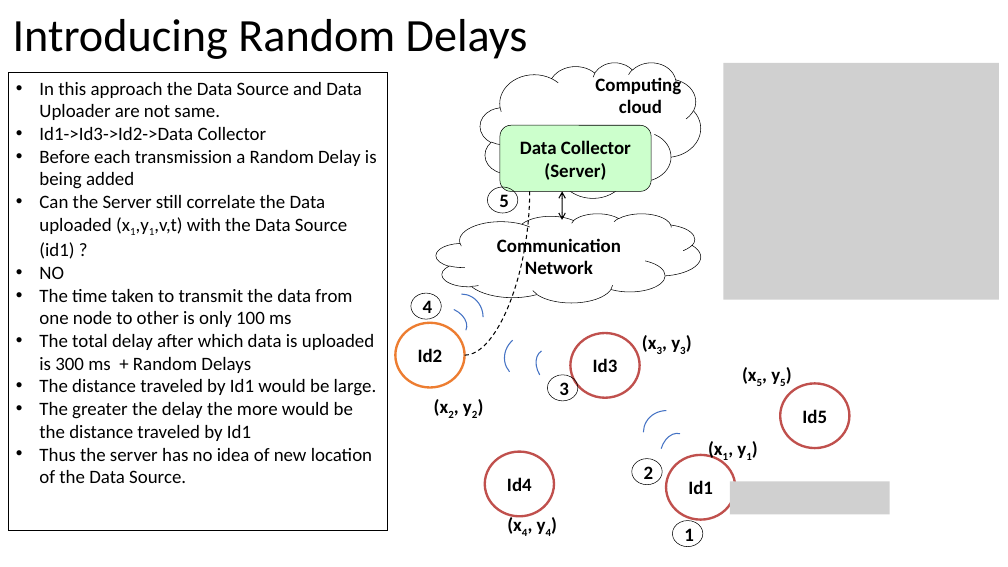
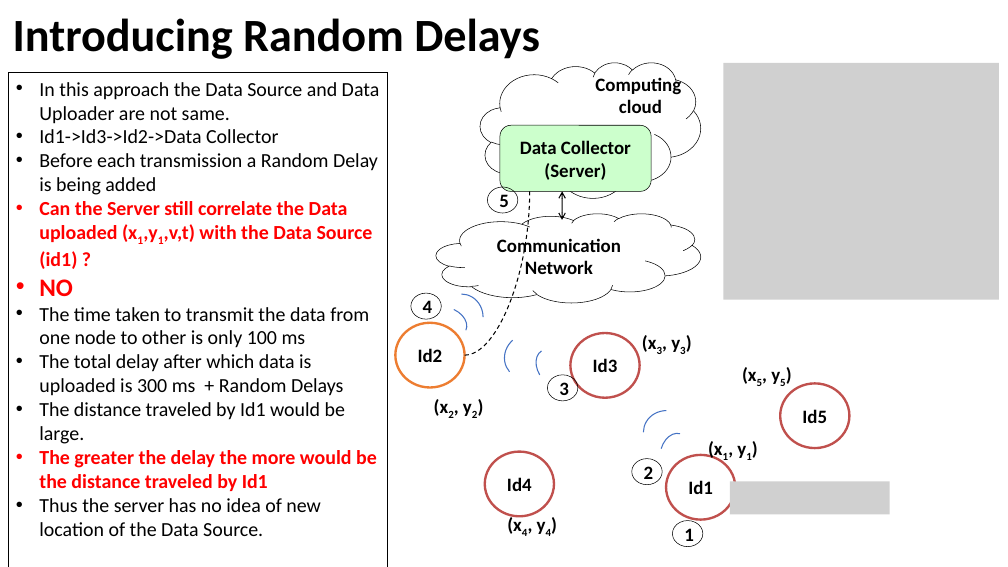
Before and after one commit to anuj-dimri25/Random-Delay-and-Indirections, a slide deck: slide 18 of proposal_dec.pptx (slide 14 before the commit). Drawn at 1008x567 pixels with LibreOffice and Linux fonts; fonts in the diff are those of the drawing; grey boxes stand for pictures. Boxes give left, top, right and bottom in pixels: in the first picture for what was removed or moved away, otherwise in the second. Text is boxed around its words. In the diff, an @@ line names an element or a change of style, - is before the commit and + after.

```diff
--- a/proposal_dec.pptx
+++ b/proposal_dec.pptx
@@ title "Introducing Random Delays" at box(13, 18, 540, 59): bold on @@
@@ rectangle "In this approach the Data ...": place and size @@
-rectangle "In this approach the Data ..." at box(8, 73, 388, 532)
+rectangle "In this approach the Data ..." at box(8, 73, 388, 567)
@@ rectangle "In this approach the Data ..." at box(8, 73, 388, 567): size 18 to 19 pt; text colour #000000 to #FF0000, bold on in "Can the Server still correlate the Data ...", "NO", "The greater the delay the more would ..."; size 18 to 24 pt in "NO" @@
```
Also in this commit, not shown: 24 other slides changed, 10 slides added, 2 slides removed.
